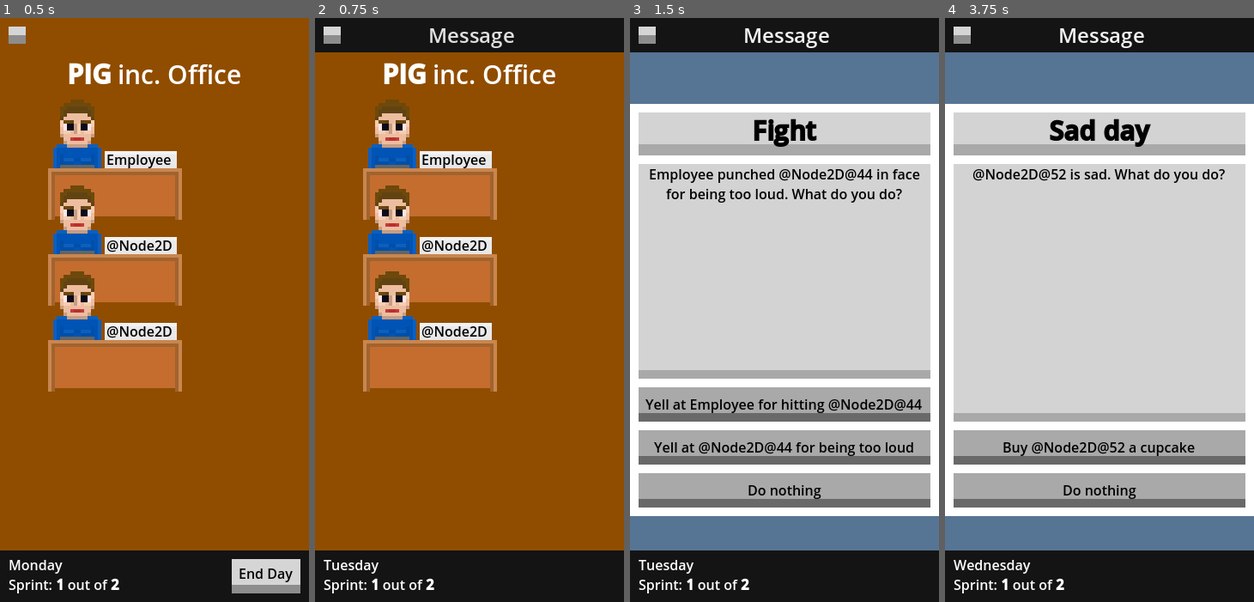
Above: before the commit, frames 1-4 (left to right).
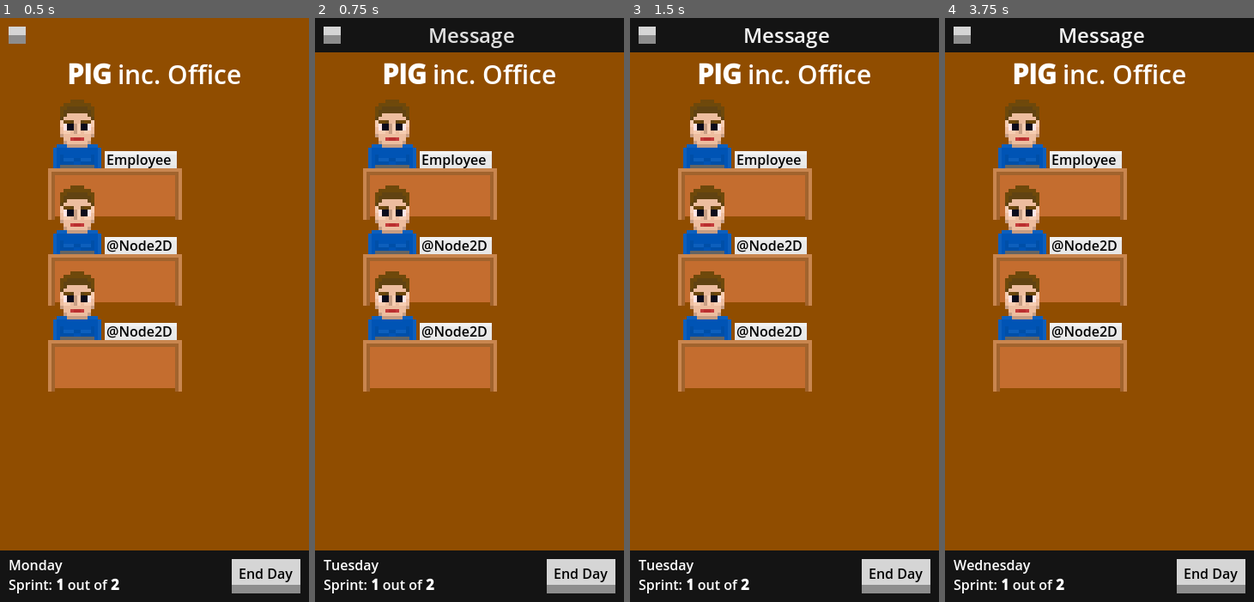
Above: after the commit, the same moments.

Repository: ltbk2023/pig
Game: Godot game, scene res://placeholders/game_placeholder.tscn
Two runs of this game, one before a commit and one after it. Both use one fixed random seed, a clock stepped at 60 frames per second and the inputs below. This scene is started directly instead of the project's main scene.
Inputs (mouse positions are in pixels of both pictures, inside the frame that each line leads up to):
- Up to frame 1 (0.5 s): no input
- Up to frame 2 (0.75 s): click "End Day" at 0.5 s
- Up to frame 3 (1.5 s): click "Message" at 1.25 s
- Up to frame 4 (3.75 s): click (1099, 403) at 2 s, where only the run before the commit has a clickable "Yell at Employee for hitting …"; click "End Day" at 2.75 s; click "Message" at 3.5 s

Frame 1 is identical in both runs. In frame 2, 1.2% of the frame differs, in the area x 75-98%, y 92-99%; in frame 3, 86%, in the area x 0-100%, y 5-99%; in frame 4, 86%.
Error after the commit: Invalid access of index '-1' on a base object of type: 'Array[CardDTO]'. (res://card/card_generator.gd:39)

Commit message:
PIG-271: Source Of Cards

Diff:
--- a/PIG/card/card_generator.gd
+++ b/PIG/card/card_generator.gd
@@ -1,21 +1,34 @@
 extends Node2D
 class_name CardGenerator
 
-@export var json_path: String = "story_cards.json"
 
 # Dictionary that holds story cards parsed from the file under :json_path
 var story_cards: Array[CardDTO]
 
 # Called when the node enters the scene tree for the first time.
 func _ready():
-	var story_cards_json = Utility.load_from_resource(json_path)
+	randomize()
+
+func configure_from_data(data):
 	story_cards = []
-	for sc in story_cards_json:
+	for sc in data:
 		var card = CardDTO.new()
 		card.load(sc)
 		story_cards.append(card)
-	randomize()
 
+func configure_from_presets(dict):
+	var story_cards_data = []
+	for path in dict:
+		var data = load(path).data
+		for index in dict[path]:
+			story_cards_data.append(data[index])
+	configure_from_data(story_cards_data)
+
+func to_json():
+	var data = []
+	for card in story_cards:
+		data.append(card.to_json())
+	return data
 # Called every frame. 'delta' is the elapsed time since the previous frame.
 func _process(delta):
 	pass
--- a/PIG/card/dto/card_dto.gd
+++ b/PIG/card/dto/card_dto.gd
@@ -19,6 +19,19 @@
 		op.load(o)
 		options.append(op)
 
+func to_json():
+	var op = []
+	for o in options:
+		op.append(o.to_json())
+
+	return {
+		"title":title,
+		"employee_number":employee_number,
+		"employee_filter":employee_filter,
+		"text":text,
+		"option":op
+	}
+
 func fill_card(card:StoryCard,format,reference):
 	card.title = title.format(format,"_")
 	card.story_text = text.format(format,"_")
--- a/PIG/card/dto/modify_stat_dto.gd
+++ b/PIG/card/dto/modify_stat_dto.gd
@@ -13,6 +13,9 @@
 	stat_value = list[2]
 	duration = list[3]
 
+func to_json():
+	return [employee,stat,stat_value,duration]
+
 func create_and_fill_copy(reference)->ModifyStatDTO:
 	var dto = ModifyStatDTO.new()
 	dto.employee = reference[employee]
--- a/PIG/card/dto/option_dto.gd
+++ b/PIG/card/dto/option_dto.gd
@@ -18,6 +18,18 @@
 			list.append(ms)
 		effects[mod_stat]=list
 
+func to_json():
+	var eff= {}
+
+	for e in effects:
+		eff[e] = []
+		for e1 in effects[e]:
+			eff[e]= e1.to_json()
+
+	return {
+		"text":text,
+		"effects":eff
+	}
 func create_and_fill_copy(format,reference) -> OptionDTO:
 	var op = OptionDTO.new()
 	op.text = text.format(format,"_")
--- a/PIG/level/basic_scenario.json
+++ b/PIG/level/basic_scenario.json
@@ -236,5 +236,8 @@
 		},
 		"class": "QualityDeck",
 		"name": "QualityDeck"
+	},
+	"cards_presets":{
+		"res://story_cards.json":[0,1]
 	}
 }
--- a/PIG/main.gd
+++ b/PIG/main.gd
@@ -46,6 +46,8 @@
 	dictionary["QualityDeck"] = $Game/Testing/QualityDeck.to_json()
 	dictionary["Testing"] = $Game/Testing.to_json()
 	dictionary["SprintEnd"] = $Game/SprintEnd.to_json()
+	dictionary["cards_data"] = $Game/DeckMaster/CardGenerator.to_json()
+
 	for issue in $Game/Backlog.get_issues():
 		issues.append(issue.to_json())
 	dictionary["Issues"] = issues
@@ -67,6 +69,11 @@
 	$Game/Testing/QualityDeck.configure_quality_deck(dict["QualityDeck"])
 	$Game/SprintEnd.configure_sprint_end(dict["SprintEnd"])
 	$Game/SprintEnd.all_victory_points = $Game.victory_points
+	if dict.has("cards_presets"):
+			$Game/DeckMaster/CardGenerator.configure_from_presets(dict["cards_presets"])
+	else:
+			$Game/DeckMaster/CardGenerator. configure_from_data(dict["cards_data"])
+
 
 	# remove current issues
 	for issue in $Game/Backlog.get_issues():
@@ -125,6 +132,7 @@
 	configure_scenario(data)
 	$CanvasLayer.visible = false
 	$Background.visible = false
+	save_to_file("test.json")
 
 func _on_game_end_game():
 	$Game.queue_free()
